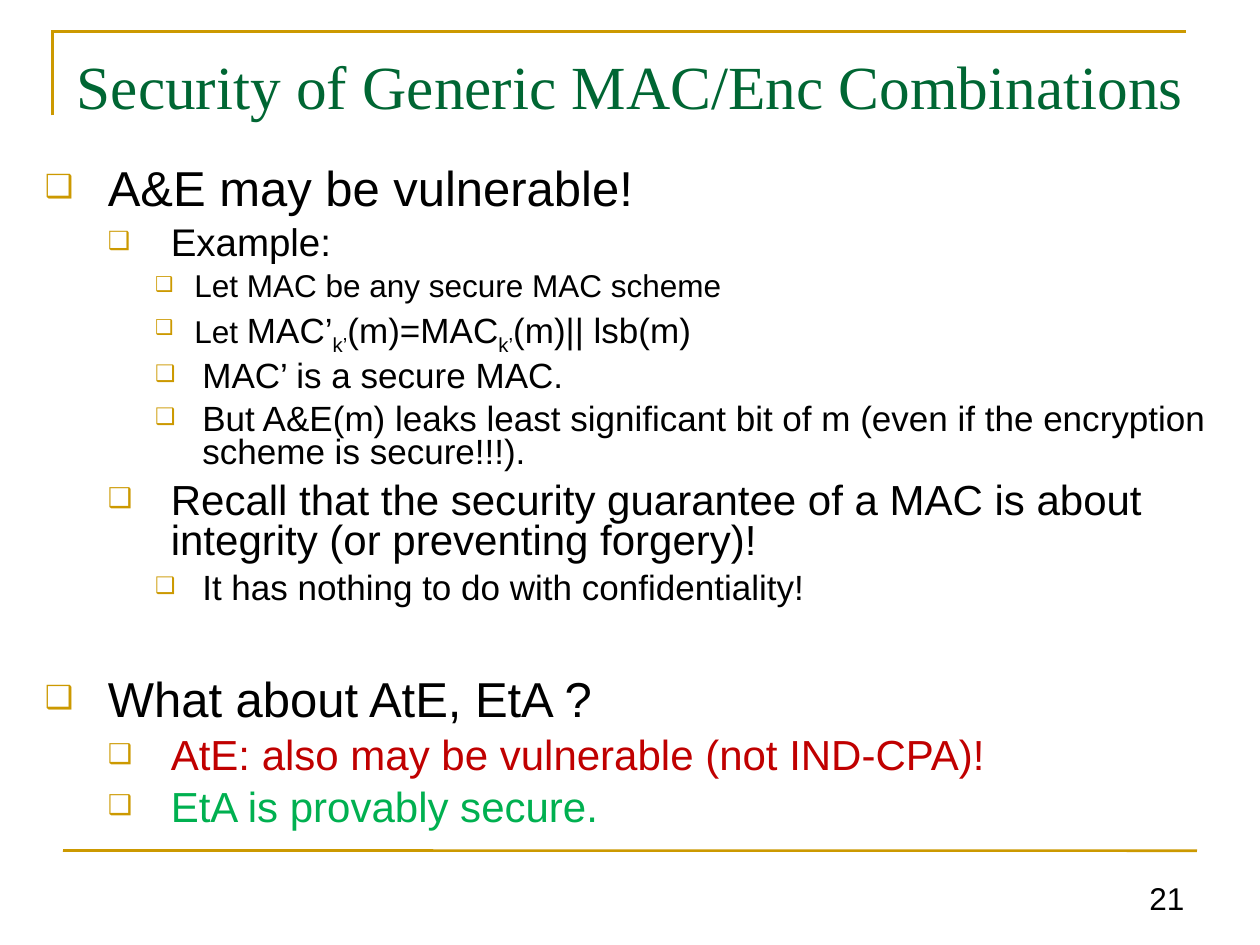
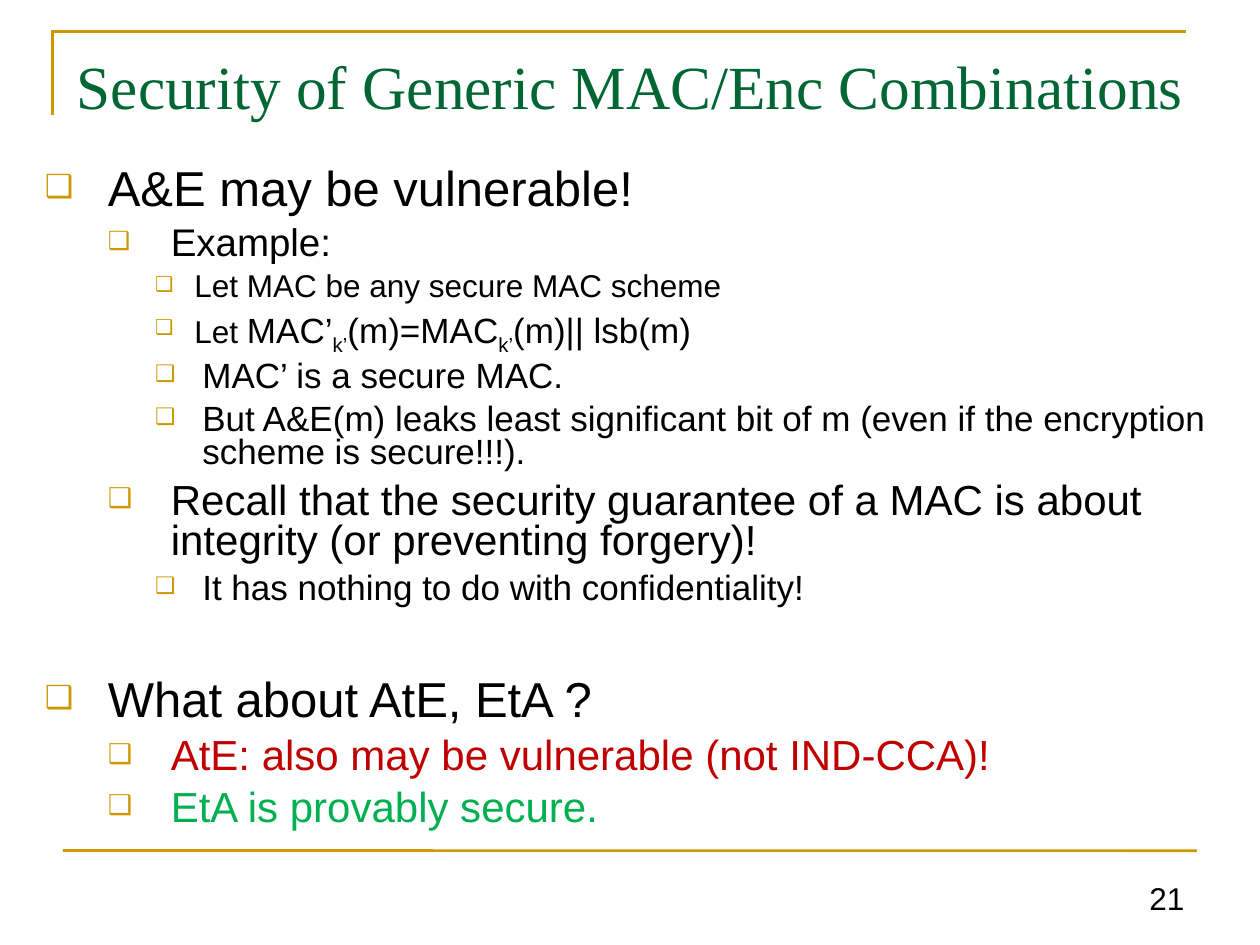
Before and after one commit to GhadaAlmashaqbeh/GhadaAlmashaqbeh.github.io, a slide deck: slide 21 of courses/cse3400-f2026/lecture5.pptx. Drawn at 1260x945 pixels with LibreOffice and Linux fonts; fonts in the diff are those of the drawing. Boxes give left, top, right and bottom in pixels: in the first picture for what was removed or moved away, otherwise in the second. Text is boxed around its words. In the diff, an @@ line names an element or a change of style, - is before the commit and + after.

```diff
--- a/courses/cse3400-f2026/lecture5.pptx
+++ b/courses/cse3400-f2026/lecture5.pptx
@@ text at (171,739,990,779): text changed @@
-  ❑ AtE: also may be vulnerable (not IND-CPA)!
+  ❑ AtE: also may be vulnerable (not IND-CCA)!
```
Also in this commit, not shown: 3 other files.
